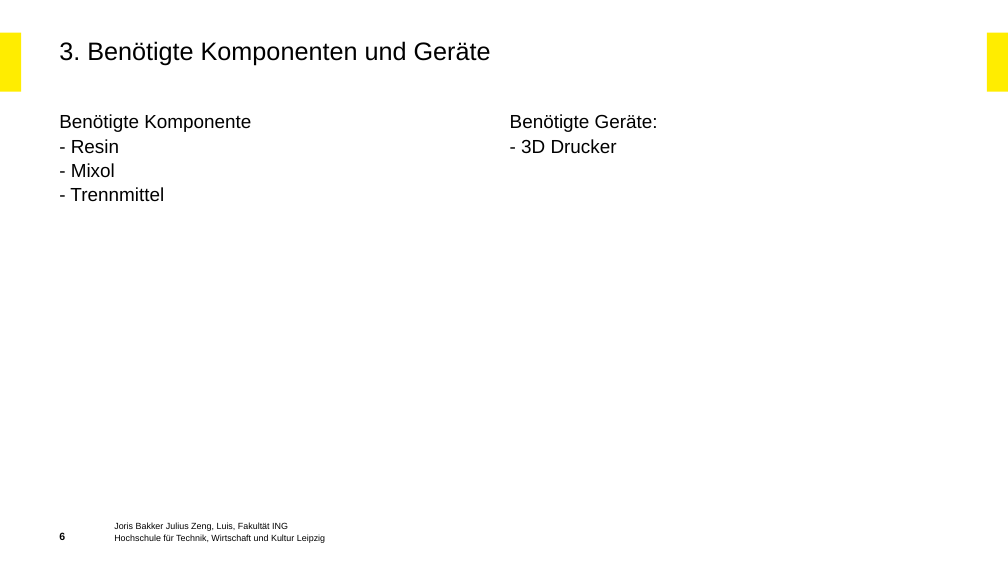
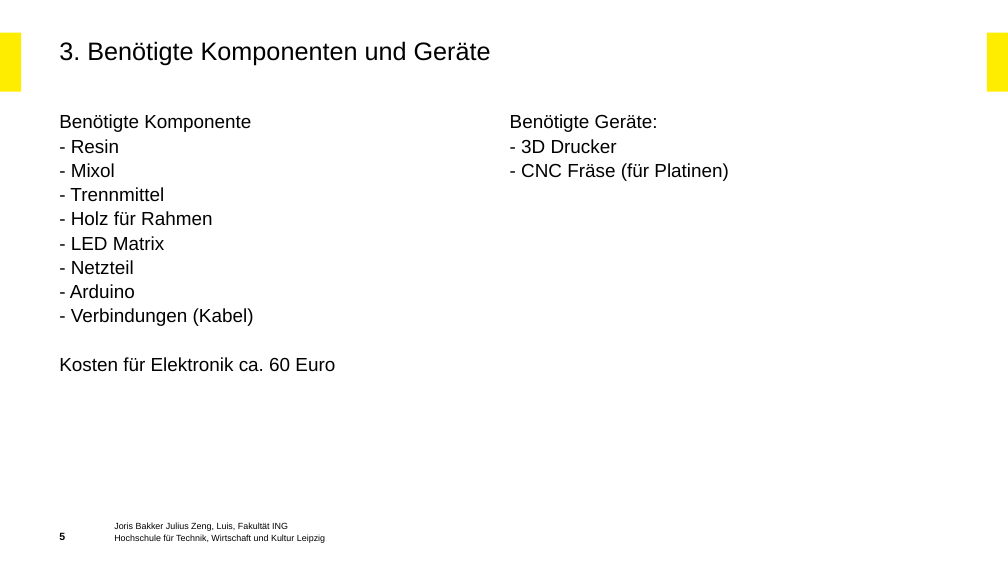
Before and after one commit to joris-bakker/EIB-PVS, a slide deck: slide 5 of Dokumentation/Vorstellungspräsentation.pptx (slide 6 before the commit). Drawn at 1008x567 pixels with LibreOffice and Linux fonts; fonts in the diff are those of the drawing; background and template pictures are left out. Boxes give left, top, right and bottom in pixels: in the first picture for what was removed or moved away, otherwise in the second. Text is boxed around its words. In the diff, an @@ line names an element or a change of style, - is before the commit and + after.

```diff
--- a/Dokumentation/Vorstellungspräsentation.pptx
+++ b/Dokumentation/Vorstellungspräsentation.pptx
@@ text at (521,163,729,181): paragraph added @@
+  - CNC Fräse (für Platinen)
@@ text at (59,211,335,372): paragraphs added @@
+- Holz für Rahmen
+- LED Matrix
+- Netzteil
+- Arduino
+- Verbindungen (Kabel)
+Kosten für Elektronik ca. 60 Euro
```
Also in this commit, not shown: 2 other slides changed, 1 slide removed.
